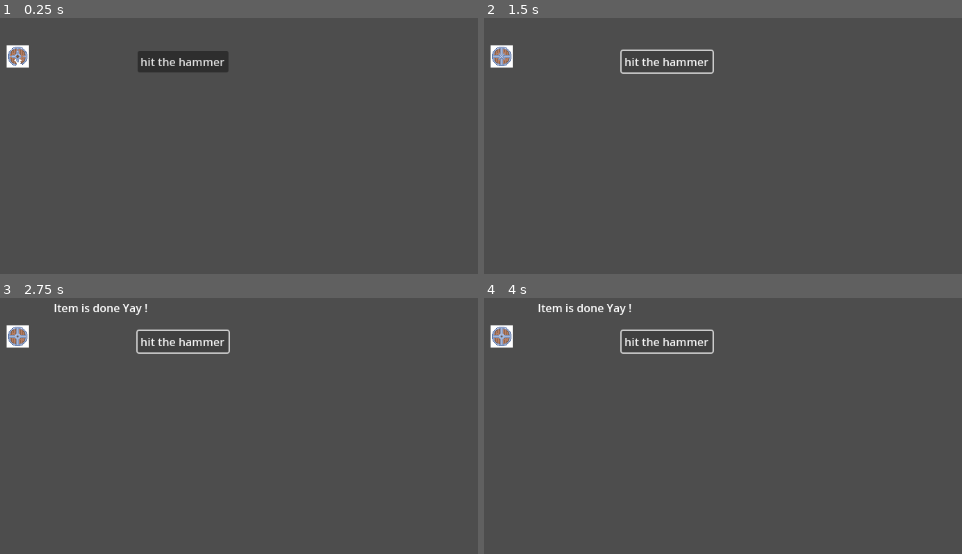
Above: before the commit, frames 1-4 (two rows, left to right).
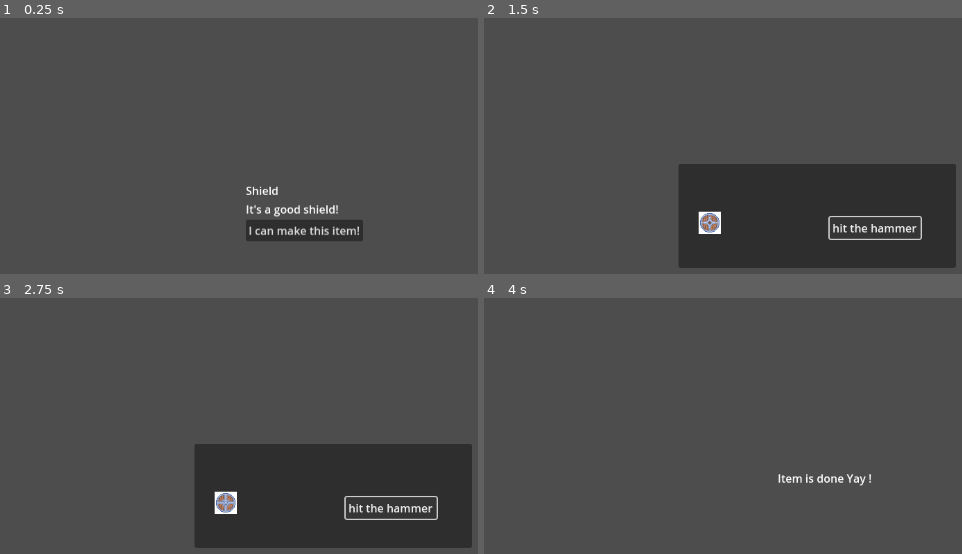
Above: after the commit, the same moments.

Repository: shapeshiftingrabbits/godot-wild-jam-68
Game: Godot game, scene res://scenes/shop.tscn
Same seed, same stepped clock (60 frames per second), same inputs: the game is played once before the commit and once after it. This scene is started directly instead of the project's main scene.
Inputs:
- Up to frame 1 (0.25 s): no input
- Up to frame 2 (1.5 s): click "hit the hammer" (after the commit: "I can make this item!") at 0.5 s; click "hit the hammer" at 1.25 s
- Up to frame 3 (2.75 s): click "hit the hammer" at 2 s
- Up to frame 4 (4 s): tap Enter at 2.75 s; tap Space at 3.5 s

The runs differ from the first frame. In frame 1, 4.2% of the frame differs, in the area x 1-76%, y 10-88%; in frame 2, 23%; in frame 3, 24%, in the area x 1-99%, y 2-98%; in frame 4, 1.7%.

Commit message:
add a panel for incoming orders
Display title and description

Diff:
--- /dev/null
+++ b/scenes/incoming_order.tscn
@@ -0,0 +1,33 @@
+[gd_scene load_steps=2 format=3 uid="uid://fr30h4cxnqx3"]
+
+[ext_resource type="Script" path="res://scenes/set_order.gd" id="1_owx00"]
+
+[node name="IncomingOrder" type="Panel"]
+offset_left = 222.0
+offset_top = 35.0
+offset_right = 391.0
+offset_bottom = 185.0
+script = ExtResource("1_owx00")
+
+[node name="VLayout" type="VFlowContainer" parent="."]
+layout_mode = 1
+anchors_preset = 9
+anchor_bottom = 1.0
+offset_right = 169.0
+offset_bottom = 150.0
+grow_vertical = 2
+scale = Vector2(1, 0.993939)
+
+[node name="Title" type="Label" parent="VLayout"]
+layout_mode = 2
+text = "Item Name"
+
+[node name="Description" type="Label" parent="VLayout"]
+layout_mode = 2
+text = "Item description"
+
+[node name="Button" type="Button" parent="VLayout"]
+layout_mode = 2
+text = "I can make this item!"
+
+[connection signal="pressed" from="VLayout/Button" to="." method="_on_button_pressed"]
--- /dev/null
+++ b/scenes/set_order.gd
@@ -0,0 +1,22 @@
+extends Panel
+
+signal accepted
+
+# Called when the node enters the scene tree for the first time.
+func _ready():
+	pass # Replace with function body.
+
+
+# Called every frame. 'delta' is the elapsed time since the previous frame.
+func _process(delta):
+	pass
+
+func set_title(title : String):
+	$VLayout/Title.text = title
+
+func set_description(description : String):
+	$VLayout/Description.text = description
+
+func _on_button_pressed():
+	accepted.emit()
+	hide()
--- a/scenes/shop.tscn
+++ b/scenes/shop.tscn
@@ -1,23 +1,40 @@
-[gd_scene load_steps=4 format=3 uid="uid://c010sfubpw1uv"]
+[gd_scene load_steps=5 format=3 uid="uid://c010sfubpw1uv"]
 
 [ext_resource type="Script" path="res://scripts/udpate_tool_state.gd" id="1_5d4uv"]
 [ext_resource type="PackedScene" uid="uid://bgfo7ftmvg5ls" path="res://scenes/forgeable_item.tscn" id="1_68127"]
 [ext_resource type="PackedScene" uid="uid://dn73cfdbgxvtr" path="res://scenes/forge_tool.tscn" id="3_a17jm"]
+[ext_resource type="PackedScene" uid="uid://fr30h4cxnqx3" path="res://scenes/incoming_order.tscn" id="4_3ebe4"]
 
 [node name="Shop" type="Node2D"]
 script = ExtResource("1_5d4uv")
 
-[node name="ForgeableItem" parent="." instance=ExtResource("1_68127")]
-position = Vector2(99, 132)
-
-[node name="Tool" parent="." instance=ExtResource("3_a17jm")]
-
 [node name="DoneLabel" type="Label" parent="."]
-offset_left = 151.0
-offset_top = 79.0
-offset_right = 287.0
-offset_bottom = 102.0
+offset_left = 497.0
+offset_top = 325.0
+offset_right = 633.0
+offset_bottom = 348.0
 text = "Item is done Yay !"
 
-[connection signal="done" from="ForgeableItem" to="." method="_on_forgeable_item_done"]
-[connection signal="used" from="Tool" to="." method="_on_tool_used"]
+[node name="IncomingOrder" parent="." instance=ExtResource("4_3ebe4")]
+offset_left = 428.0
+offset_top = 314.0
+offset_right = 428.0
+offset_bottom = 314.0
+
+[node name="ForgePanel" type="Panel" parent="."]
+offset_left = 354.0
+offset_top = 287.0
+offset_right = 754.0
+offset_bottom = 437.0
+
+[node name="ForgeableItem" parent="ForgePanel" instance=ExtResource("1_68127")]
+position = Vector2(45, 85)
+title = "Shield"
+description = "It's a good shield!"
+
+[node name="Tool" parent="ForgePanel" instance=ExtResource("3_a17jm")]
+position = Vector2(-54, -47)
+
+[connection signal="accepted" from="IncomingOrder" to="." method="_on_incoming_order_accepted"]
+[connection signal="done" from="ForgePanel/ForgeableItem" to="." method="_on_forgeable_item_done"]
+[connection signal="used" from="ForgePanel/Tool" to="." method="_on_tool_used"]
--- a/scripts/tool.gd
+++ b/scripts/tool.gd
@@ -2,7 +2,11 @@
 
 signal done
 
-var index = 0;
+@export var title: String
+@export var description: String
+
+var index = 0
+
 
 # Called when the node enters the scene tree for the first time.
 func _ready():
--- a/scripts/udpate_tool_state.gd
+++ b/scripts/udpate_tool_state.gd
@@ -1,17 +1,25 @@
 extends Node2D
 
-
+@onready var forgeableItem = $ForgePanel/ForgeableItem
 # Called when the node enters the scene tree for the first time.
 func _ready():
 	$DoneLabel.hide()
-
+	$ForgePanel.hide()
+	$IncomingOrder.set_title(forgeableItem.title)
+	$IncomingOrder.set_description(forgeableItem.description)
+	$IncomingOrder.show()
 
 # Called every frame. 'delta' is the elapsed time since the previous frame.
 func _process(delta):
 	pass
 
 func _on_tool_used():
-	$ForgeableItem.update_visible_sprite()
+	forgeableItem.update_visible_sprite()
 
 func _on_forgeable_item_done():
+	$ForgePanel.hide()
 	$DoneLabel.show()
+
+func _on_incoming_order_accepted():
+	$IncomingOrder.hide()
+	$ForgePanel.show()
